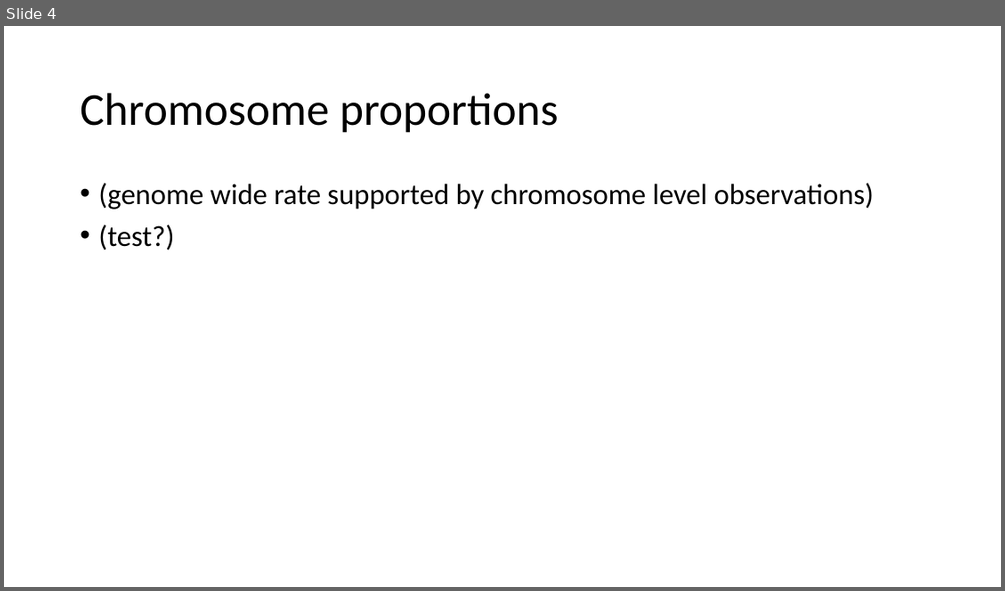
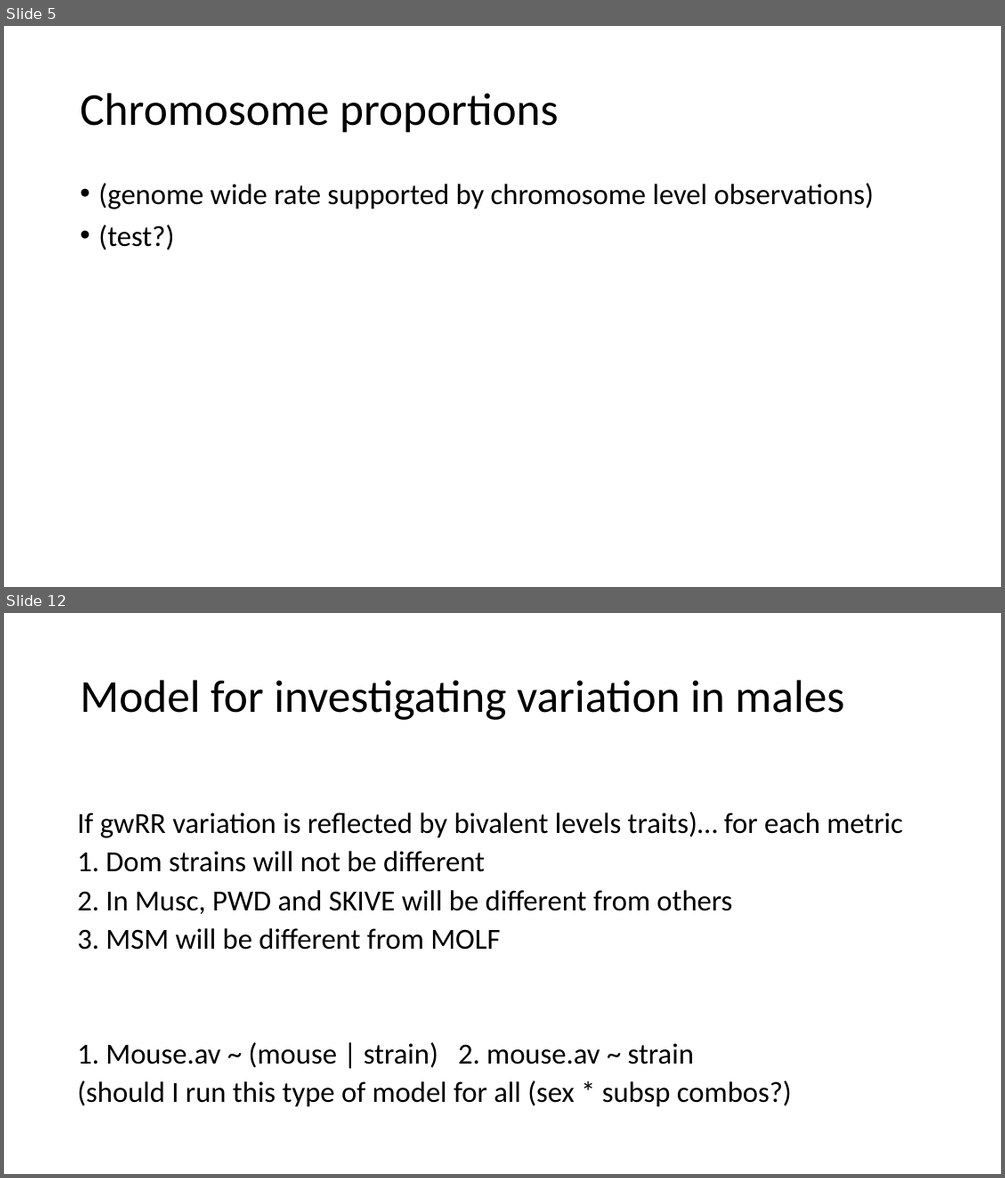
Before and after one commit to petersoapes/MLH1repo, a slide deck: AP_labMeeting_2.12.20.pptx. Shown one above the other, each under a label of ours: slide 4 before the commit, slides 5 and 12 after it; the slides between them are not shown. The pictures are 1005x591 and 1005x1178 pixels, drawn with LibreOffice and Linux fonts; fonts in the diff are those of the drawing. Boxes give left, top, right and bottom in pixels: in the first picture for what was removed or moved away, otherwise in the second. Text is boxed around its words. In the diff, an @@ line names an element or a change of style, - is before the commit and + after.

```diff
--- a/AP_labMeeting_2.12.20.pptx
+++ b/AP_labMeeting_2.12.20.pptx
@@ slide 12 added at [4, 613, 1001, 1174], background #FFFFFF @@
@@ title added at [80, 680, 844, 720], 44 pt, text #000000 @@
+Model for investigating variation in males
@@ text added at [77, 811, 903, 1107], 28 pt, text #000000 @@
+If gwRR variation is reflected by bivalent levels traits)… for each metric
+1. Dom strains will not be different
+2. In Musc, PWD and SKIVE will be different from others
+3. MSM will be different from MOLF
+1. Mouse.av ~ (mouse | strain) 2. mouse.av ~ strain
+(should I run this type of model for all (sex * subsp combos?)
@@ what was slide 4 is now slide 5 @@
```
Also in this commit, not shown: 6 slides changed, 4 other slides added, 1 slide removed.
